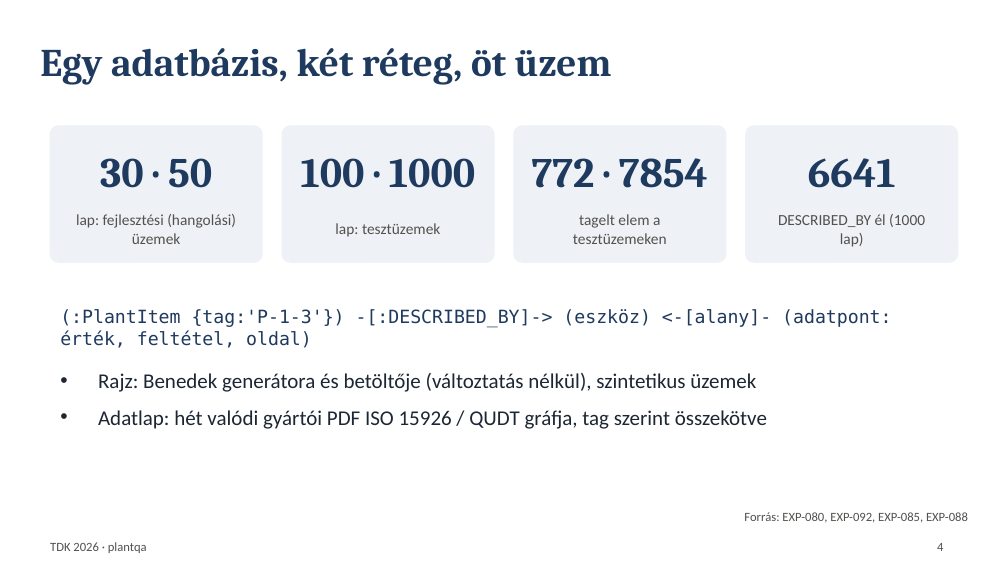
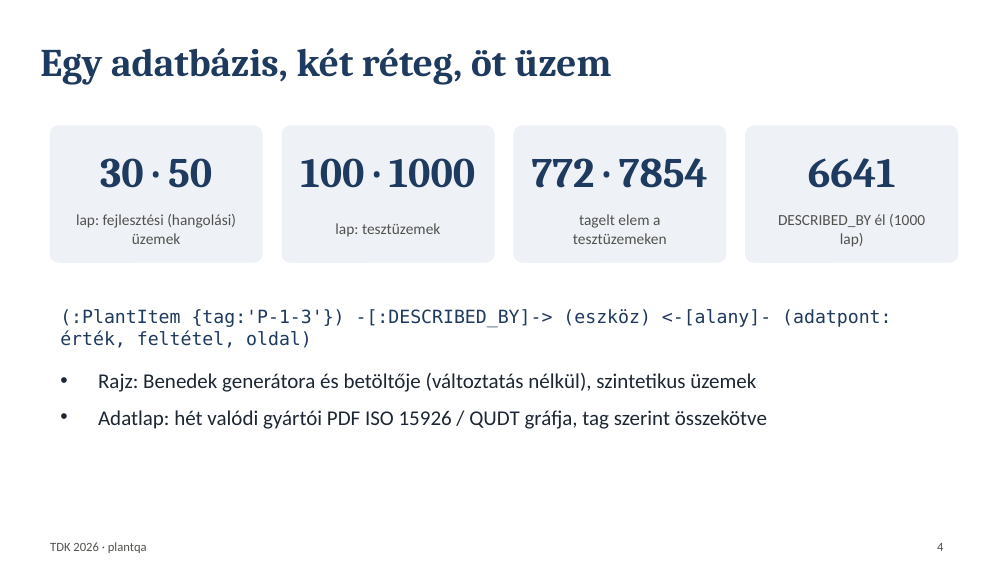
Before and after one commit to Pifu69/plantqa, a slide deck: slide 4 of eloadas/eloadas.pptx. Drawn at 1008x567 pixels with LibreOffice and Linux fonts; fonts in the diff are those of the drawing. Boxes give left, top, right and bottom in pixels: in the first picture for what was removed or moved away, otherwise in the second. Text is boxed around its words. In the diff, an @@ line names an element or a change of style, - is before the commit and + after.

```diff
--- a/eloadas/eloadas.pptx
+++ b/eloadas/eloadas.pptx
@@ text removed at (x1=744, y1=512, x2=968, y2=523) @@
-Forrás: EXP-080, EXP-092, EXP-085, EXP-088
```
Also in this commit, not shown: 5 other slides changed, 43 other files.
